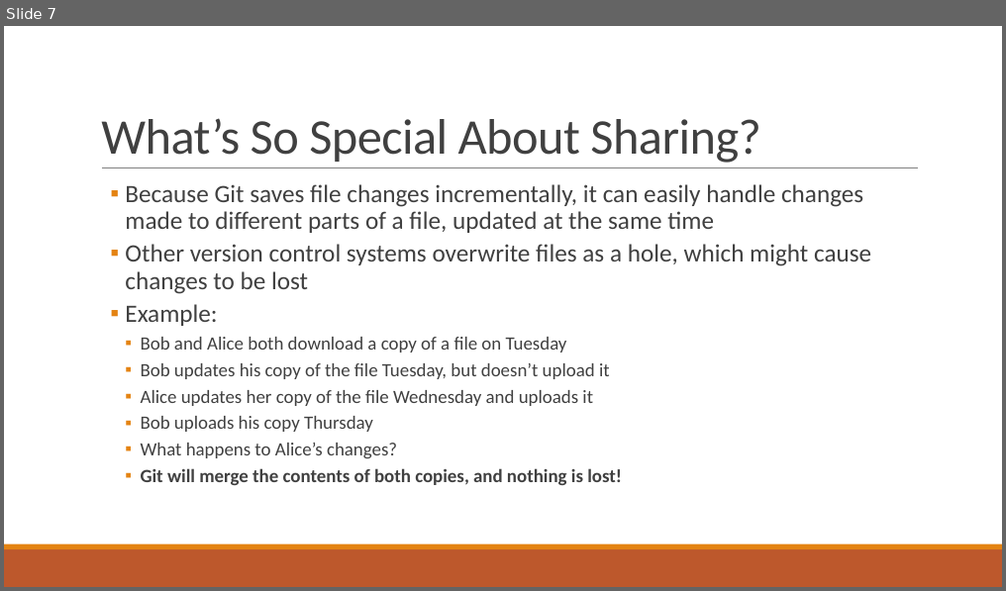
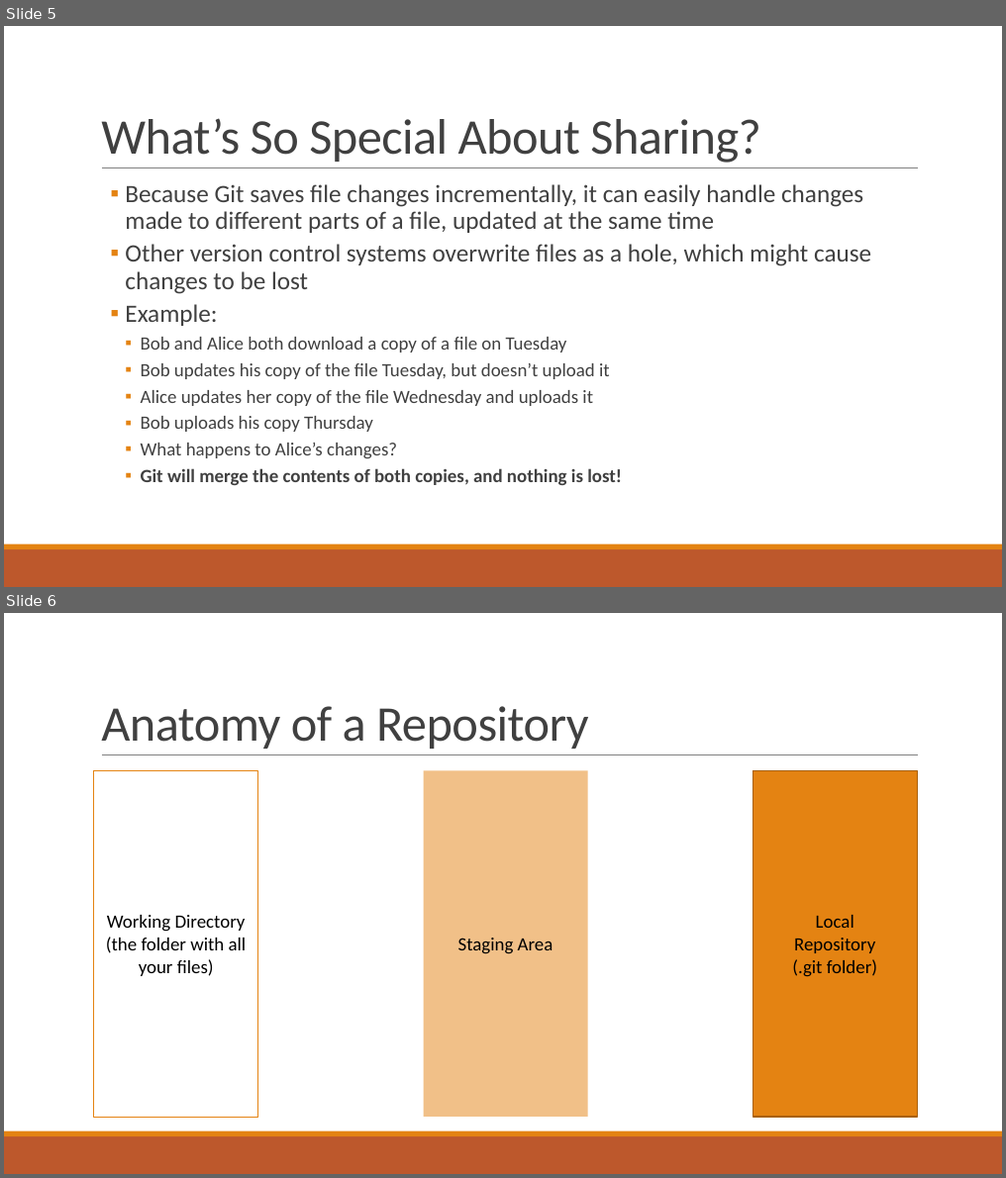
Before and after one commit to qccoders/presentations, a slide deck: QC Coders - Git Good!.pptx. Shown one above the other, each under a label of ours: slide 7 before the commit, slides 5 and 6 after it. The pictures are 1006x591 and 1006x1178 pixels, drawn with LibreOffice and Linux fonts; fonts in the diff are those of the drawing. Boxes give left, top, right and bottom in pixels: in the first picture for what was removed or moved away, otherwise in the second. Text is boxed around its words. In the diff, an @@ line names an element or a change of style, - is before the commit and + after.

```diff
--- a/QC Coders - Git Good!.pptx
+++ b/QC Coders - Git Good!.pptx
@@ slide 6 added at <box>4,613,1002,1174</box>, background #FFFFFF; not listed: 3 template elements that a slide beside it also shows @@
@@ title added at <box>101,706,589,749</box>, 48 pt, text #404040 @@
+Anatomy of a Repository
@@ rectangle added at <box>94,771,258,1117</box>, outline #E48312 0.75 pt, 18 pt, text #000000 @@
+Working Directory
+(the folder with all your files)
@@ rectangle added at <box>423,771,588,1117</box>, fill #E48312 at 50% opacity, 18 pt, text #000000 @@
+Staging Area
@@ rectangle added at <box>752,771,918,1117</box>, fill #E48312, outline #A9610D 1.25 pt, 18 pt, text #000000 @@
+Local
+Repository
+(.git folder)
@@ what was slide 7 is now slide 5 @@
```
Also in this commit, not shown: 15 other slides added, 3 slides removed.
